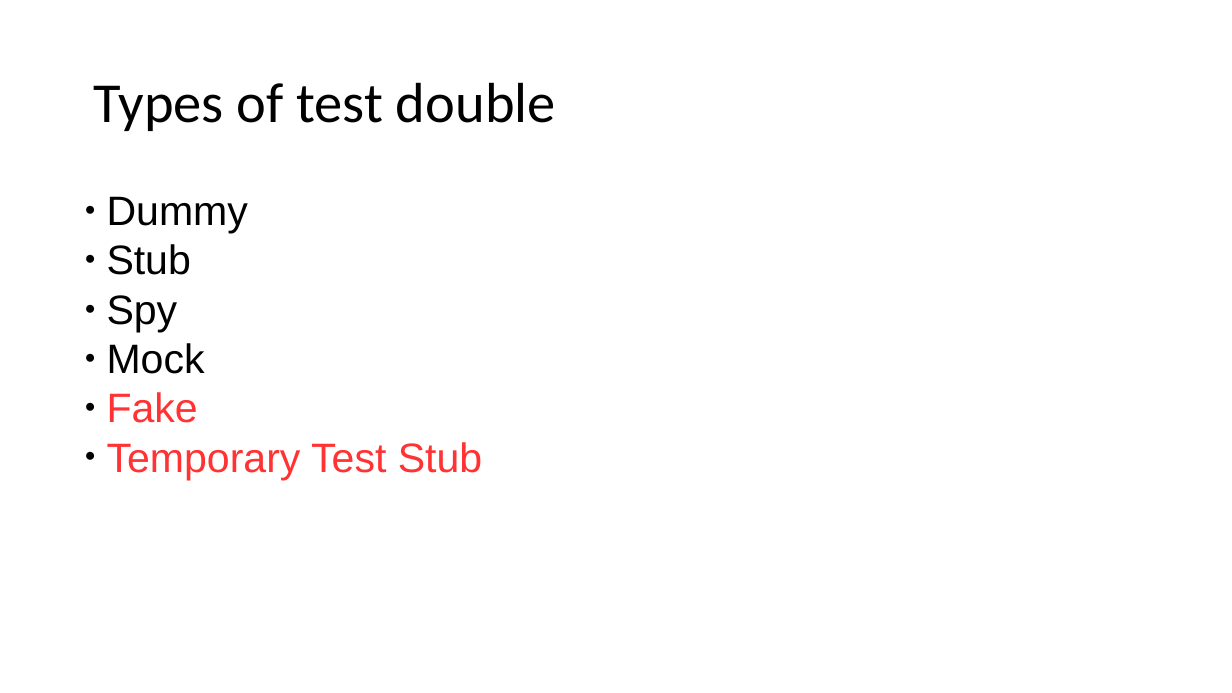
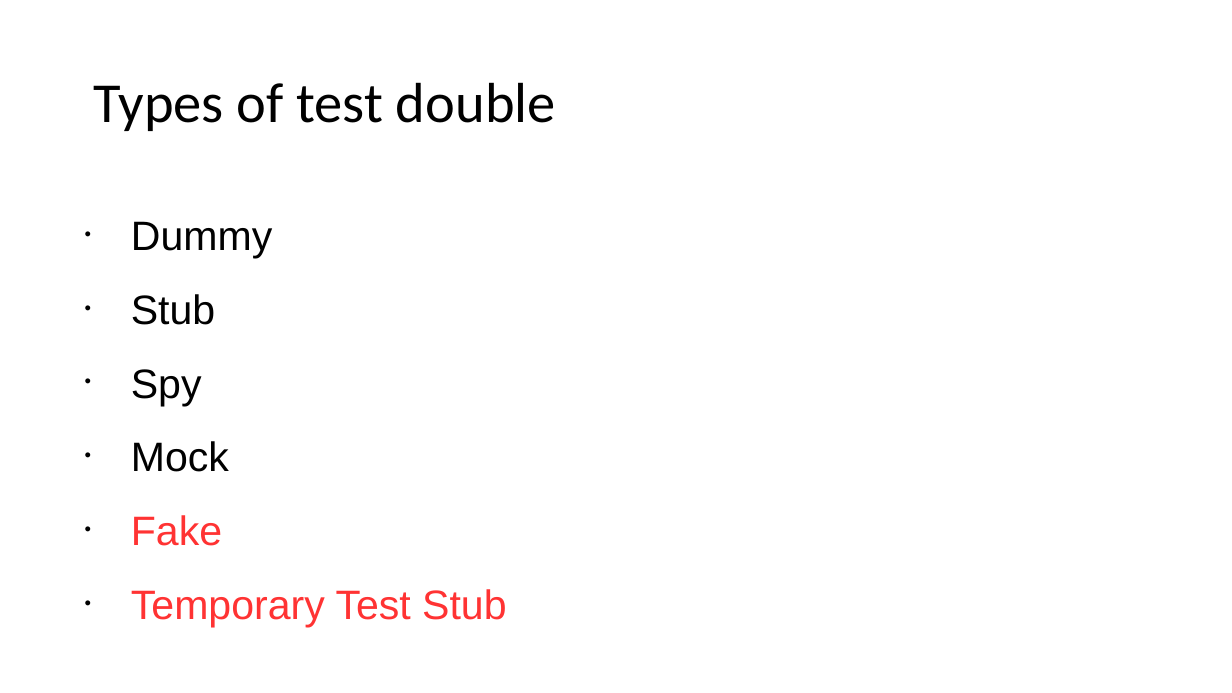
Before and after one commit to docljn/phpunit-or-prophecy-for-mocks, a slide deck: slide 14 of Creating Unit Test Mocks - PHPUnit or Prophecy.odp. Drawn at 1232x693 pixels with LibreOffice and Linux fonts; fonts in the diff are those of the drawing. Boxes give left, top, right and bottom in pixels: in the first picture for what was removed or moved away, otherwise in the second. Text is boxed around its words. In the diff, an @@ line names an element or a change of style, - is before the commit and + after.

```diff
--- a/Creating Unit Test Mocks - PHPUnit or Prophecy.odp
+++ b/Creating Unit Test Mocks - PHPUnit or Prophecy.odp
@@ text "Dummy" at box(131, 221, 506, 628): bullet ● to •; line spacing 1 to 1.5 @@
```
Also in this commit, not shown: 15 other slides changed, 1 slide added, 4 other files.
